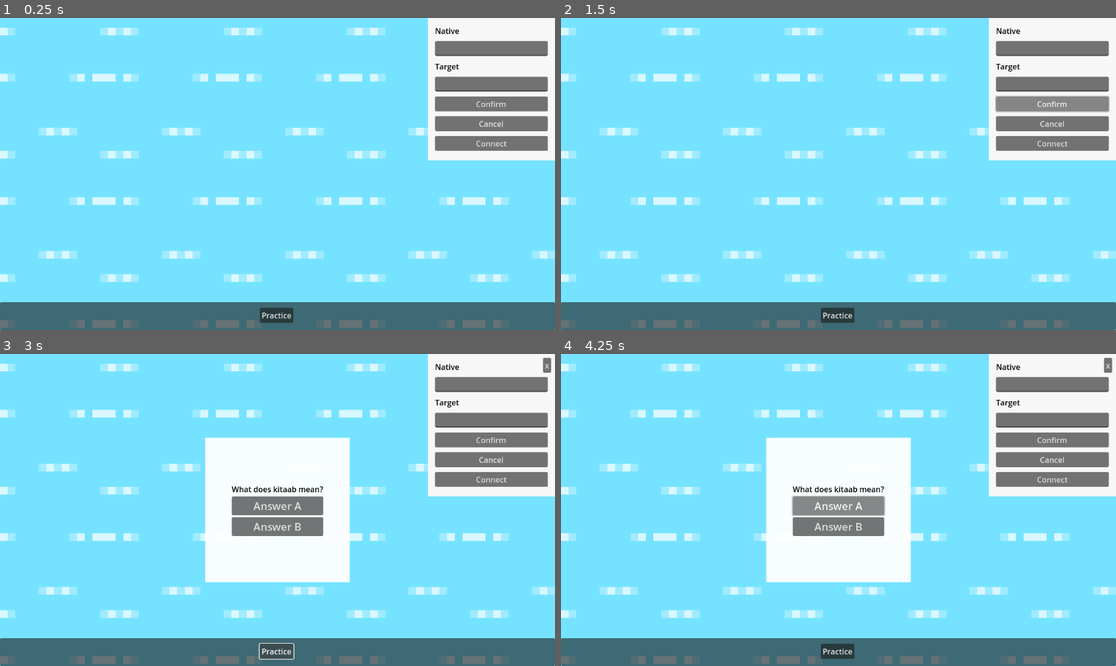
Above: before the commit, frames 1-4 (two rows, left to right).
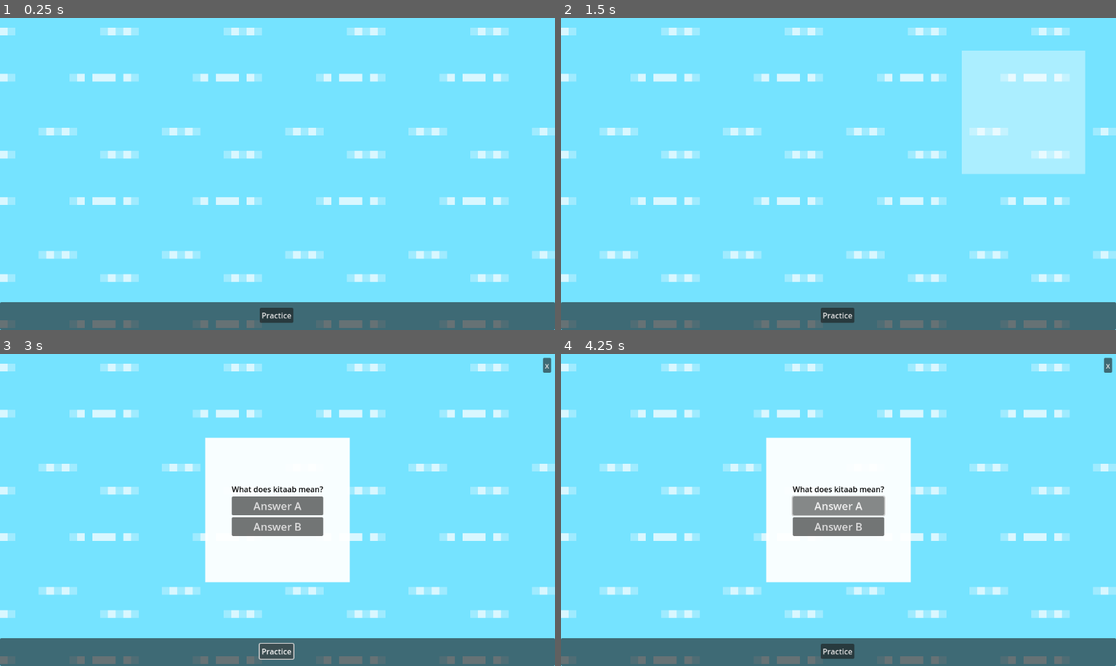
Above: after the commit, the same moments.

Repository: koljapluemer/vocab-city
Game: Godot game, scene res://scenes/Game.tscn
Two runs of this game, one before a commit and one after it. Both use one fixed random seed, a clock stepped at 60 frames per second and the inputs below.
Inputs (mouse positions are in pixels of both pictures, inside the frame that each line leads up to):
- Up to frame 1 (0.25 s): no input
- Up to frame 2 (1.5 s): click (1054, 142) at 0.5 s, where only the run before the commit has a clickable "Connect"; click (1054, 105) at 1.25 s, where only the run before the commit has a clickable "Confirm"
- Up to frame 3 (3 s): click (493, 441) at 2 s, where only the run before the commit has a clickable "Confirm"; click "Practice" at 2.75 s
- Up to frame 4 (4.25 s): click "Answer A" at 3.5 s

The runs differ from the first frame. In frame 1, 10% of the frame differs, in the area x 77-100%, y 0-46%; in frame 2, 13%, in the area x 72-100%, y 0-51%; in frame 3, 10%; in frame 4, 10%.
Error in both runs: Modulo by zero error in operator '%'. (res://scripts/PracticeInterface.gd:43)

Commit message:
add basic connection movement but broken

Diff:
--- a/scenes/Game.tscn
+++ b/scenes/Game.tscn
@@ -22,6 +22,7 @@
 script = ExtResource("2_3dy6c")
 
 [node name="SideBar" type="CanvasLayer" parent="Grid"]
+visible = false
 
 [node name="Panel" type="PanelContainer" parent="Grid/SideBar"]
 anchors_preset = 1
@@ -63,7 +64,7 @@
 layout_mode = 2
 text = "Cancel"
 
-[node name="ButtonConnection" type="Button" parent="Grid/SideBar/Panel/Container"]
+[node name="ButtonConnect" type="Button" parent="Grid/SideBar/Panel/Container"]
 layout_mode = 2
 text = "Connect"
 
@@ -94,4 +95,5 @@
 
 [connection signal="pressed" from="Grid/SideBar/Panel/Container/ButtonConfirm" to="Grid" method="_on_button_confirm_pressed"]
 [connection signal="pressed" from="Grid/SideBar/Panel/Container/ButtonCancel" to="Grid" method="_on_button_cancel_pressed"]
+[connection signal="pressed" from="Grid/SideBar/Panel/Container/ButtonConnect" to="Grid" method="_on_button_connect_pressed"]
 [connection signal="pressed" from="UI/Panel/CenterContainer/PracticeButton" to="." method="_on_practice_button_pressed"]
--- /dev/null
+++ b/scenes/prefabs/Plane.tscn
@@ -0,0 +1,12 @@
+[gd_scene load_steps=3 format=3 uid="uid://bhsv5w4acnxf3"]
+
+[ext_resource type="Texture2D" uid="uid://5gqxtt4o5d5v" path="res://assets/Kenney_Tiles/tile_0154.png" id="1_ds5oc"]
+[ext_resource type="Script" path="res://scripts/Plane.gd" id="1_u8u4d"]
+
+[node name="Plane" type="Area2D"]
+z_index = 20
+scale = Vector2(5, 5)
+script = ExtResource("1_u8u4d")
+
+[node name="Sprite2D" type="Sprite2D" parent="."]
+texture = ExtResource("1_ds5oc")
--- a/scripts/Cell.gd
+++ b/scripts/Cell.gd
@@ -3,6 +3,7 @@
 
 static var prefabCell = load("res://scenes/prefabs/Cell.tscn")
 static var prefabMapText = load("res://scenes/prefabs/Text.tscn")
+static var planePrefab = load("res://scenes/prefabs/Plane.tscn")
 
 static var textureEmpty = load("res://assets/Kenney_Tiles/tile_0000.png")
 static var textureEmptyActive = load("res://assets/Kenney_Tiles/tile_0002.png")
@@ -12,6 +13,7 @@
 static var textureVocabLevelTwo = load("res://assets/Kenney_Tiles/tile_0028.png")
 static var textureVocabLevelThree = load("res://assets/Kenney_Tiles/tile_0029.png")
 
+
 var mapPos: Vector2
 var objects: Dictionary
 var state = ""
@@ -20,6 +22,7 @@
 var prompt = ""
 var node: Area2D
 var isActive = false
+var connections = []
 
 var sr = {
 	"level": 1
@@ -116,7 +119,7 @@
 
 func _on_mouse_entered():
 	if state == "vocab":
-		objects["mapText"].set_text('[center]'+nativeWord+'[/center]')
+		objects["mapText"].set_text('[center]'+targetWord+'\n'+nativeWord+'[/center]')
 	node.get_node("HoverOverlay").visible = true
 
 func _on_mouse_exited():
@@ -145,3 +148,13 @@
 func increase_to_level_three():
 	sr.level = 3
 	node.get_node("Tile").set_texture(textureVocabLevelThree)
+
+
+## Connections
+
+func add_connection(_cell):
+	print("adding connection")
+	connections.append(_cell)
+	var plane = planePrefab.instantiate()
+	plane.flyTo(node.global_position, _cell.node.global_position)
+	node.add_child(plane)
--- a/scripts/Grid.gd
+++ b/scripts/Grid.gd
@@ -7,6 +7,7 @@
 
 var grid: Dictionary = {}
 var editModeActive = false
+var connectModeActive = false
 var activeCellPos = null
 
 var nativeInput
@@ -93,18 +94,30 @@
 
 func handle_right_click(pos):
 	var mapPos = Grid.pos_to_grid_pos(pos)
-	if get_cell_state(mapPos) == "none":
-		var cell = get_or_create_cell_at(mapPos)
-		# cell.set_state_empty()
-		add_child(cell.node)
-	# make sidebar visible (except if player clicks activeCell, then hide)
-	if activeCellPos != mapPos:
-		set_new_cell_active(mapPos)
-		set_side_bar(grid[mapPos].get_dict())
-		save_grid()
+	if !connectModeActive:
+		if get_cell_state(mapPos) == "none":
+			var cell = get_or_create_cell_at(mapPos)
+			# cell.set_state_empty()
+			add_child(cell.node)
+		# make sidebar visible (except if player clicks activeCell, then hide)
+		if activeCellPos != mapPos:
+			set_new_cell_active(mapPos)
+			set_side_bar(grid[mapPos].get_dict())
+			save_grid()
+		else:
+			reset_side_bar()
+			save_grid()
+		# connections
 	else:
-		reset_side_bar()
-		save_grid()
+		if get_cell_state(mapPos) == "vocab":
+			print("connecting cells")
+			connectModeActive = false
+		connect_cells(mapPos)
+
+func connect_cells(pos):
+	# run add_connection on each other
+	grid[activeCellPos].add_connection(grid[pos])
+	grid[pos].add_connection(grid[activeCellPos])
 
 func set_new_cell_active(mapPos):
 	if activeCellPos != null:
@@ -142,7 +155,8 @@
 func _on_button_cancel_pressed():
 	reset_side_bar()
 
-
+func _on_button_connect_pressed():
+	connectModeActive = !connectModeActive
 
 
 
--- /dev/null
+++ b/scripts/Plane.gd
@@ -0,0 +1,34 @@
+extends Area2D
+
+var currentDestination
+var homePosition
+var targetPosition
+var t = 0.0
+
+
+# Called when the node enters the scene tree for the first time.
+func _ready():
+	pass # Replace with function body.
+
+
+# Called every frame. 'delta' is the elapsed time since the previous frame.
+func _process(delta):
+	t += delta * 0.1
+	# gradually move to destination
+	global_position = global_position.lerp(currentDestination, t)
+	print(t)
+	if t >= 1:
+		print("Arrived at destination")
+		t = 0.0
+		# toggle destination
+		if currentDestination == targetPosition:
+			currentDestination = homePosition
+		else:
+			currentDestination = targetPosition
+
+func flyTo(start, destination):
+	global_position = start
+	currentDestination = destination
+	t = 0.0
+	targetPosition = destination
+	homePosition = start
Not shown, changed: doc/notes/Vocab City.md
